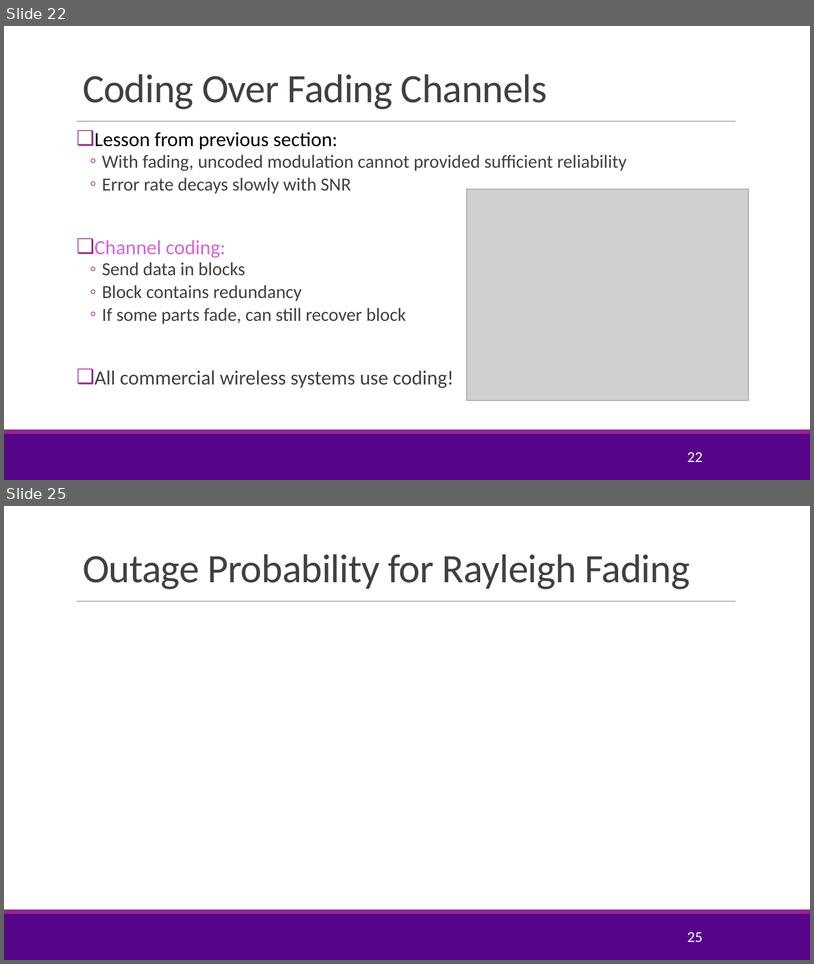
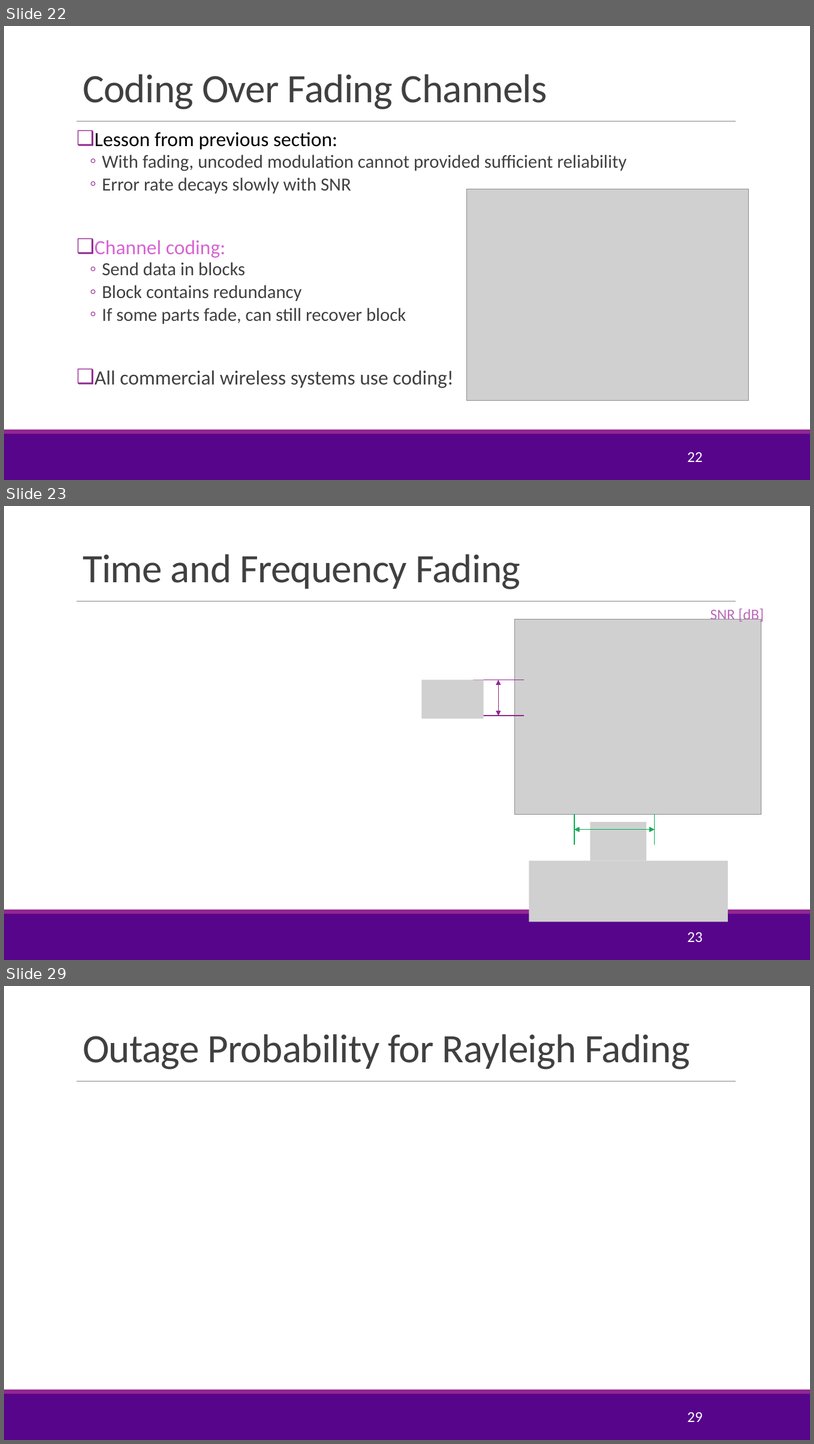
Before and after one commit to sdrangan/wirelesscomm, a slide deck: lectures/Unit04_Coding.pptx. Shown one above the other, each under a label of ours: slides 22 and 25 before the commit, slides 22, 23 and 29 after it; the slides between them are not shown. The pictures are 814x964 and 814x1444 pixels, drawn with LibreOffice and Linux fonts; fonts in the diff are those of the drawing; grey boxes stand for pictures; background and template pictures are left out. Boxes give left, top, right and bottom in pixels: in the first picture for what was removed or moved away, otherwise in the second. Text is boxed around its words. In the diff, an @@ line names an element or a change of style, - is before the commit and + after.

```diff
--- a/lectures/Unit04_Coding.pptx
+++ b/lectures/Unit04_Coding.pptx
@@ slide 23 added at <box>4,506,810,960</box>, background #FFFFFF; not listed: 3 template elements that a slide beside it also shows @@
@@ title added at <box>83,554,521,589</box>, 48 pt, text #404040 @@
+Time and Frequency Fading
@@ text added at <box>711,607,764,624</box>, 18 pt, text #BA69B8 @@
+SNR [dB]
@@ picture added at <box>515,619,762,814</box> @@
@@ group added at <box>422,679,524,718</box>: 2 lines, 1 double arrow, 1 picture @@
@@ group added at <box>575,814,655,861</box>: 3 lines, 2 double arrows, 1 picture @@
@@ picture added at <box>529,861,728,922</box> @@
@@ page number added at <box>687,931,703,942</box>, 18 pt, text #FFFFFF @@
+23
@@ what was slide 25 is now slide 29 @@
@@ page number at <box>687,1411,703,1422</box>: text changed @@
-25
+29
```
Also in this commit, not shown: 10 slides changed, 6 other slides added, 4 other files.
